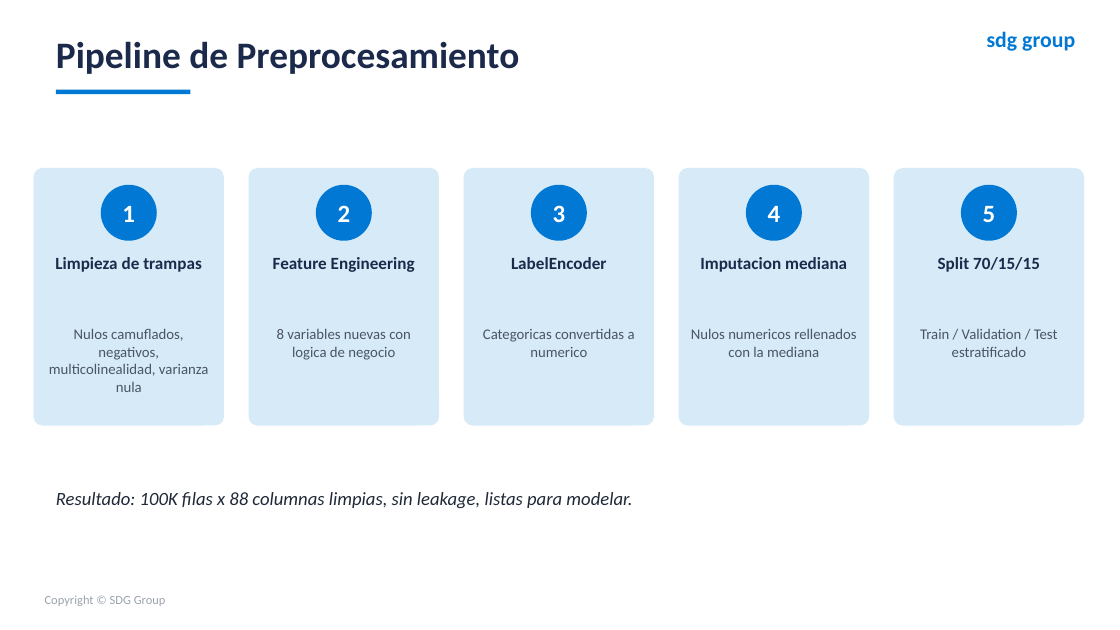
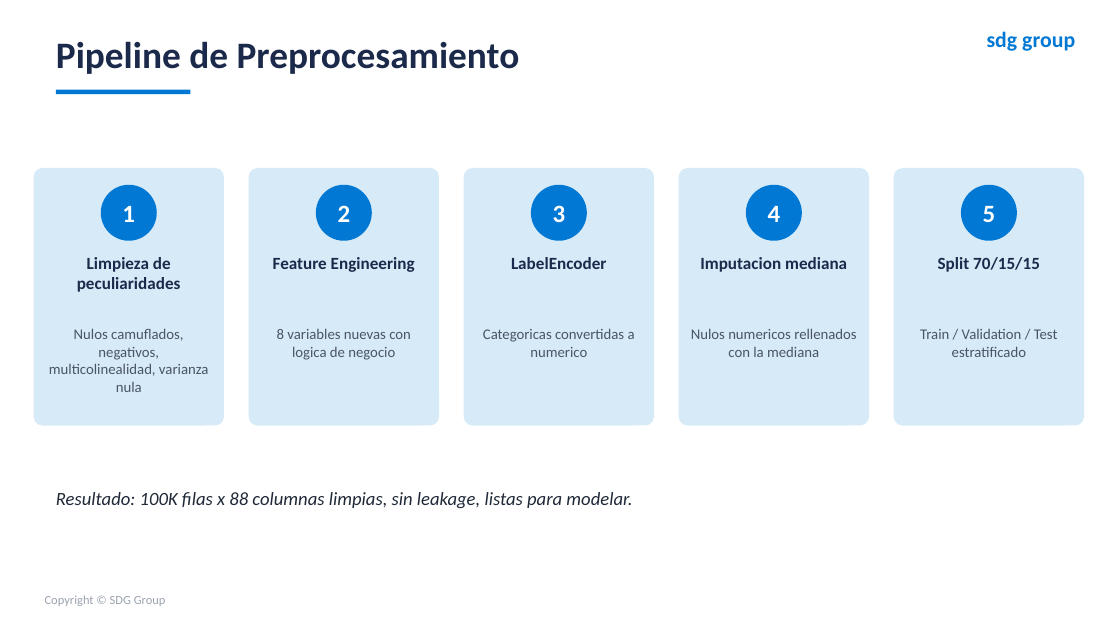
Before and after one commit to TomasUrban0/AI_Test_SDG, a slide deck: slide 10 of Presentacion_Churn_SDG.pptx. Drawn at 1120x630 pixels with LibreOffice and Linux fonts; fonts in the diff are those of the drawing; background and template pictures are left out. Boxes give left, top, right and bottom in pixels: in the first picture for what was removed or moved away, otherwise in the second. Text is boxed around its words. In the diff, an @@ line names an element or a change of style, - is before the commit and + after.

```diff
--- a/Presentacion_Churn_SDG.pptx
+++ b/Presentacion_Churn_SDG.pptx
@@ text at (x1=77, y1=257, x2=181, y2=292): text changed @@
-Limpieza de trampas
+Limpieza de peculiaridades
```
Also in this commit, not shown: 10 other slides changed, 9 other files.
